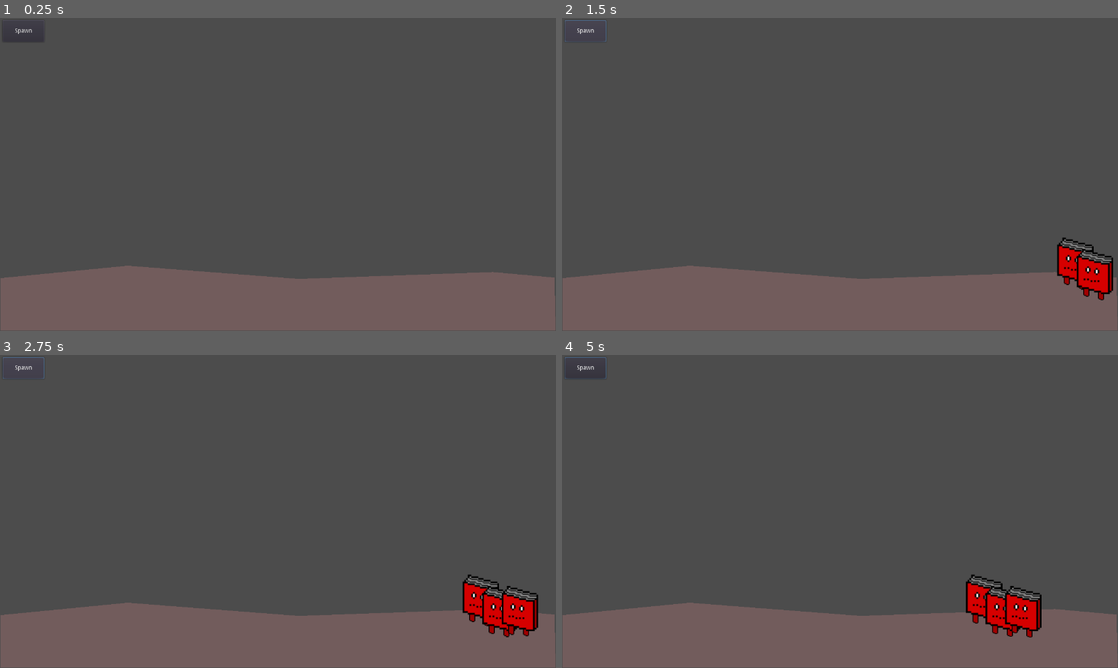
Above: before the commit, frames 1-4 (two rows, left to right).
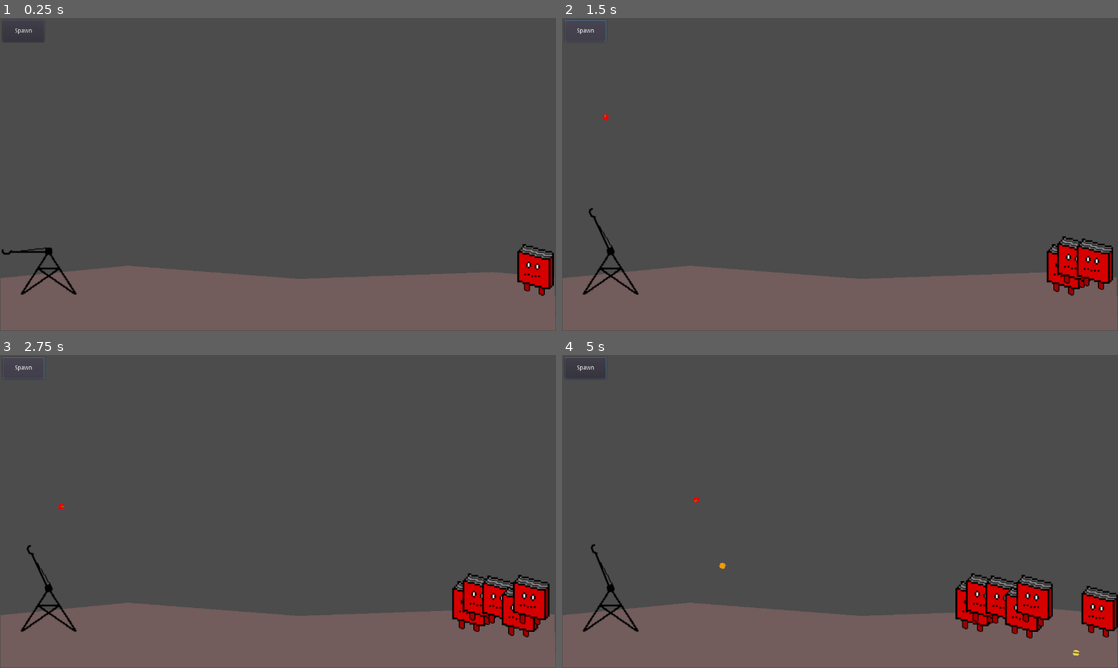
Above: after the commit, the same moments.

Repository: Boyquotes/unnamed_godot
Game: Godot game, scene res://Node2D.tscn
Same seed, same stepped clock (60 frames per second), same inputs: the game is played once before the commit and once after it.
Inputs (mouse positions are in pixels of both pictures, inside the frame that each line leads up to):
- Up to frame 1 (0.25 s): no input
- Up to frame 2 (1.5 s): click "Spawn" at 0.5 s; click "Spawn" at 1.25 s
- Up to frame 3 (2.75 s): click "Spawn" at 2 s
- Up to frame 4 (5 s): move the mouse to (962, 495) at 2.77 s; press the mouse at (962, 495) at 2.78 s; move the mouse to (728, 527) at 3.52 s; release the mouse at (728, 527) at 3.53 s; click (728, 527) at 3.6 s; move the mouse to (895, 442) at 4.27 s; press the mouse at (895, 442) at 4.28 s

The runs differ from the first frame. In frame 1, 1.2% of the frame differs, in the area x 0-100%, y 72-89%; in frame 2, 1.6%; in frame 3, 2.2%; in frame 4, 3.0%, in the area x 3-100%, y 45-97%.

Commit message:
Added projectile and character player

Diff:
--- a/Node2D.tscn
+++ b/Node2D.tscn
@@ -1,6 +1,11 @@
-[gd_scene load_steps=2 format=2]
+[gd_scene load_steps=6 format=2]
 
 [ext_resource path="res://src/Main.gd" type="Script" id=1]
+[ext_resource path="res://resources/catapult_base.png" type="Texture" id=2]
+[ext_resource path="res://resources/catapult_arm.png" type="Texture" id=3]
+[ext_resource path="res://src/Catapult.gd" type="Script" id=4]
+
+[sub_resource type="CircleShape2D" id=1]
 
 [node name="Node2D" type="Node2D"]
 script = ExtResource( 1 )
@@ -20,4 +25,23 @@
 __meta__ = {
 "_edit_use_anchors_": false
 }
-[connection signal="pressed" from="Button" to="." method="_on_button_pressed"]
+
+[node name="Sprite" type="Sprite" parent="."]
+position = Vector2( 112.066, 536.216 )
+scale = Vector2( 2, 2 )
+texture = ExtResource( 2 )
+offset = Vector2( 0, 18 )
+
+[node name="Sprite" type="Sprite" parent="Sprite"]
+texture = ExtResource( 3 )
+offset = Vector2( -25, 0 )
+script = ExtResource( 4 )
+
+[node name="Position2D" type="Position2D" parent="Sprite/Sprite"]
+position = Vector2( -49, -2 )
+
+[node name="Area2D" type="Area2D" parent="."]
+
+[node name="CollisionShape2D" type="CollisionShape2D" parent="Area2D"]
+shape = SubResource( 1 )
+[connection signal="pressed" from="Button" to="." method="spawn_book"]
--- a/project.godot
+++ b/project.godot
@@ -26,6 +26,14 @@
 window/stretch/mode="viewport"
 window/stretch/aspect="keep"
 
+[input]
+
+mouse_click={
+"deadzone": 0.5,
+"events": [ Object(InputEventMouseButton,"resource_local_to_scene":false,"resource_name":"","device":0,"alt":false,"shift":false,"control":false,"meta":false,"command":false,"button_mask":0,"position":Vector2( 0, 0 ),"global_position":Vector2( 0, 0 ),"factor":1.0,"button_index":1,"pressed":false,"doubleclick":false,"script":null)
+ ]
+}
+
 [rendering]
 
 environment/default_environment="res://default_env.tres"
--- a/src/Book.gd
+++ b/src/Book.gd
@@ -1,18 +1,15 @@
-extends Sprite
+extends Area2D
 
 var time = 0;
 
-# Called when the node enters the scene tree for the first time.
 func _ready():
-	pass;
+	monitorable = true;
 
-
-# Called every frame. 'delta' is the elapsed time since the previous frame.
 func _process(_delta):
 	self.translate(Vector2(-1,0));
 
 	time += 1;
 	var movement = Vector2(0, sin(time));
-	for child in get_children():
+	for child in get_children()[1].get_children():
 		child.translate(movement);
 		movement = movement * -1
--- /dev/null
+++ b/src/Catapult.gd
@@ -0,0 +1,48 @@
+extends Sprite
+
+var active = false;
+
+func _process(_delta):
+	var mouse = get_global_mouse_position();
+	if(mouse.x > self.global_position.x):
+		active = false;
+		var new_rotation = (mouse.x - mouse.y) * -0.03;
+		if(new_rotation < -20):
+			new_rotation = -20
+		self.rotation_degrees = new_rotation;
+
+func _input(_event):
+	if !active && Input.is_action_pressed("mouse_click"):
+		active = true;
+		var mouse = get_global_mouse_position();
+		var projectile = randi() % 3;
+		var object : Area2D;
+		if(projectile == 0):
+			object = create_projectile('apple');
+		elif(projectile == 1):
+			object = create_projectile('orange');
+		elif(projectile == 2):
+			object = create_projectile('burger');
+		set_process(false);
+		var power = 0
+		var position_node : Position2D = get_child(0);
+		while self.rotation_degrees < 60:
+			power += 1;
+			self.rotation_degrees = self.rotation_degrees + min(10,power);
+			object.global_position = position_node.global_position;
+			object.global_rotation_degrees = position_node.global_rotation_degrees;
+			yield(get_tree(),"idle_frame");
+		object.set_init_values(power, mouse);
+		yield(get_tree().create_timer(0.5),"timeout");
+		set_process(true);
+
+func create_projectile(resource):
+	var area = Area2D.new();
+	var projectile = Sprite.new();
+	var projectile_texture = load('resources/' + resource + '.png');
+	projectile.texture = projectile_texture;
+	projectile.apply_scale(Vector2(2,2));
+	area.set_script(load('src/Projectile.gd'));
+	area.add_child(projectile);
+	get_parent().get_parent().add_child(area);
+	return area;
--- a/src/Main.gd
+++ b/src/Main.gd
@@ -1,8 +1,20 @@
 extends Node2D
 
-func _on_button_pressed():
+var game_time;
+var spawn_times = [10, 150, 300, 500];
+
+func _ready():
+	game_time = 0;
+
+func _process(_delta):
+	game_time += 1
+	if spawn_times.has(game_time):
+		spawn_book();
+
+func spawn_book():
+	var enemy = Area2D.new();
 	var book = Sprite.new();
-	book.set_script(load('src/Book.gd'));
+	enemy.set_script(load('src/Book.gd'));
 	var image = load("resources/book.png");
 	book.texture = image;
 	book.offset = Vector2(-21,-26);
@@ -25,4 +37,14 @@
 	book.add_child(leg1);
 	book.add_child(leg2);
 
-	add_child(book);
+	var collision = CollisionShape2D.new();
+	var rect = RectangleShape2D.new();
+	rect.extents = Vector2(40,50);
+	collision.shape = rect;
+
+	enemy.add_child(collision);
+	enemy.add_child(book);
+
+	enemy.add_to_group('enemies');
+
+	add_child(enemy);
--- /dev/null
+++ b/src/Projectile.gd
@@ -0,0 +1,26 @@
+extends Area2D
+
+var rotation_value = 0;
+var movement = Vector2(0,0);
+
+func _ready():
+	var collision = CollisionShape2D.new();
+	var circle = CircleShape2D.new();
+	circle.radius = 5;
+	collision.shape = circle;
+	add_child(collision);
+	monitoring = true;
+	print_debug(connect('body_entered', self, '_on_Projectile_body_entered'));
+
+func _process(_delta):
+	self.rotation_degrees = self.rotation_degrees + rotation_value;
+	self.global_translate(movement);
+	movement = Vector2(movement.x, movement.y + 0.1);
+	print(get_overlapping_bodies().size());
+
+func set_init_values(rotate_value, mouse_value):
+	rotation_value = rotate_value;
+	movement = Vector2(mouse_value.x * 0.01, (720 - mouse_value.y) * -0.01);
+
+func _on_Projectile_body_entered(area):
+	print('Yes');
Binary file added: resources/apple.png
Not shown, added: resources/apple.png.import
Binary file added: resources/burger.png
Not shown, added: resources/burger.png.import
Binary file added: resources/catapult_arm.png
Not shown, added: resources/catapult_arm.png.import
Binary file added: resources/catapult_base.png
Not shown, added: resources/catapult_base.png.import
Binary file added: resources/orange.png
Not shown, added: resources/orange.png.import
